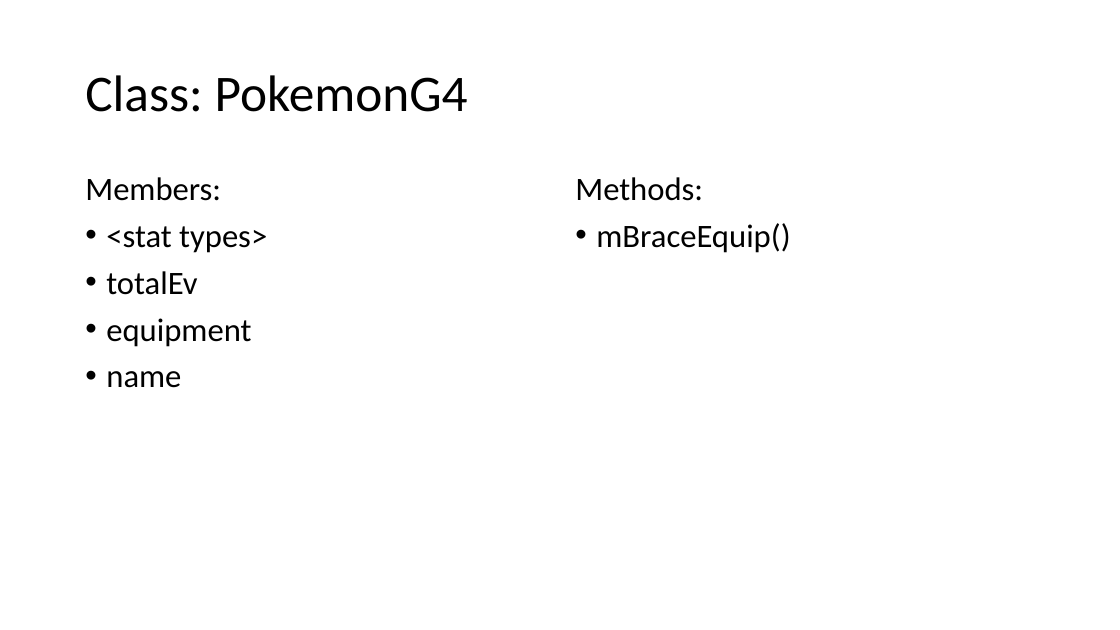
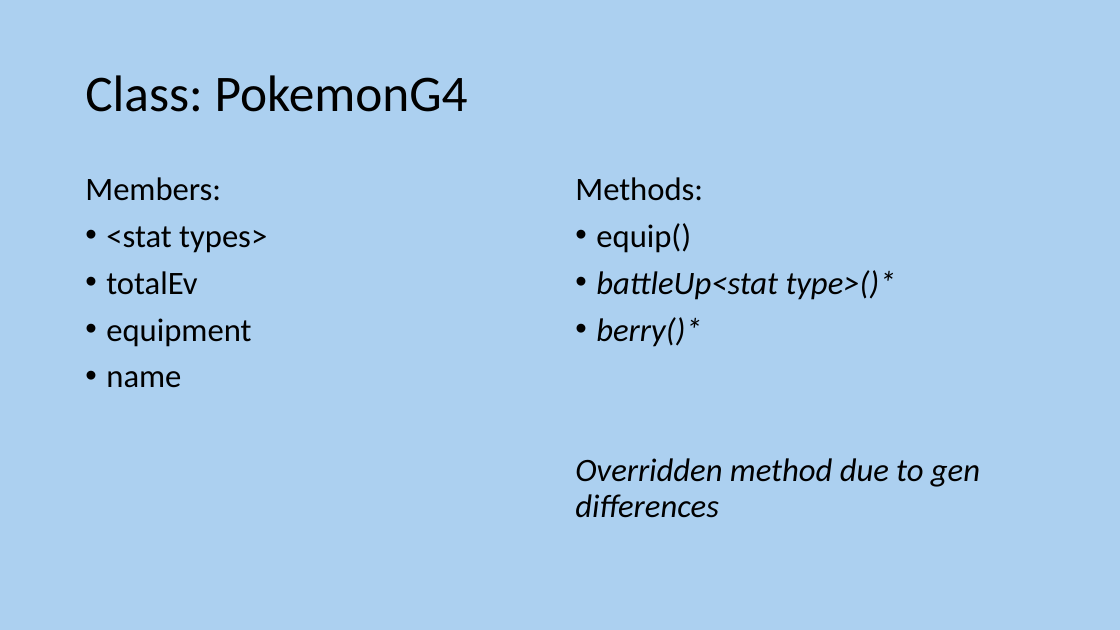
Before and after one commit to Ellime/PokemonEVCounter, a slide deck: slide 18 of Outline_PokemonEVCounterApp.pptx (slide 22 before the commit). Drawn at 1120x630 pixels with LibreOffice and Linux fonts; fonts in the diff are those of the drawing. Boxes give left, top, right and bottom in pixels: in the first picture for what was removed or moved away, otherwise in the second. Text is boxed around its words. In the diff, an @@ line names an element or a change of style, - is before the commit and + after.

Commit message:
Updating design doc

```diff
--- a/Outline_PokemonEVCounterApp.pptx
+++ b/Outline_PokemonEVCounterApp.pptx
@@ background #FFFFFF to #ACD0F0 @@
@@ text at (575, 223, 980, 518): text changed; italic on @@
-• mBraceEquip()
+• equip()
+• battleUp<stat type>()*
+• berry()*
+Overridden method due to gen differences
```
Also in this commit, not shown: 6 other slides changed, 3 slides removed.
